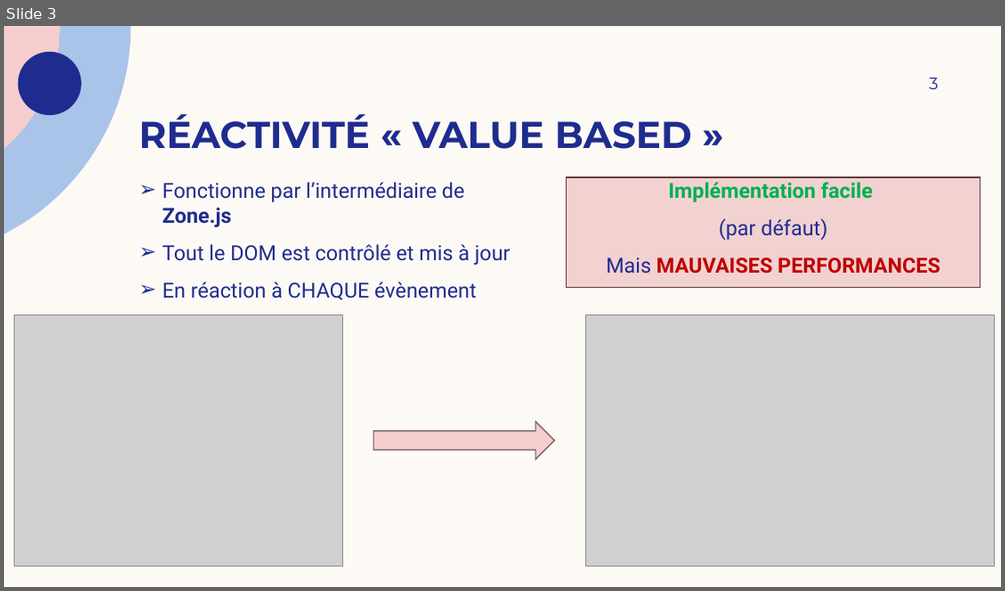
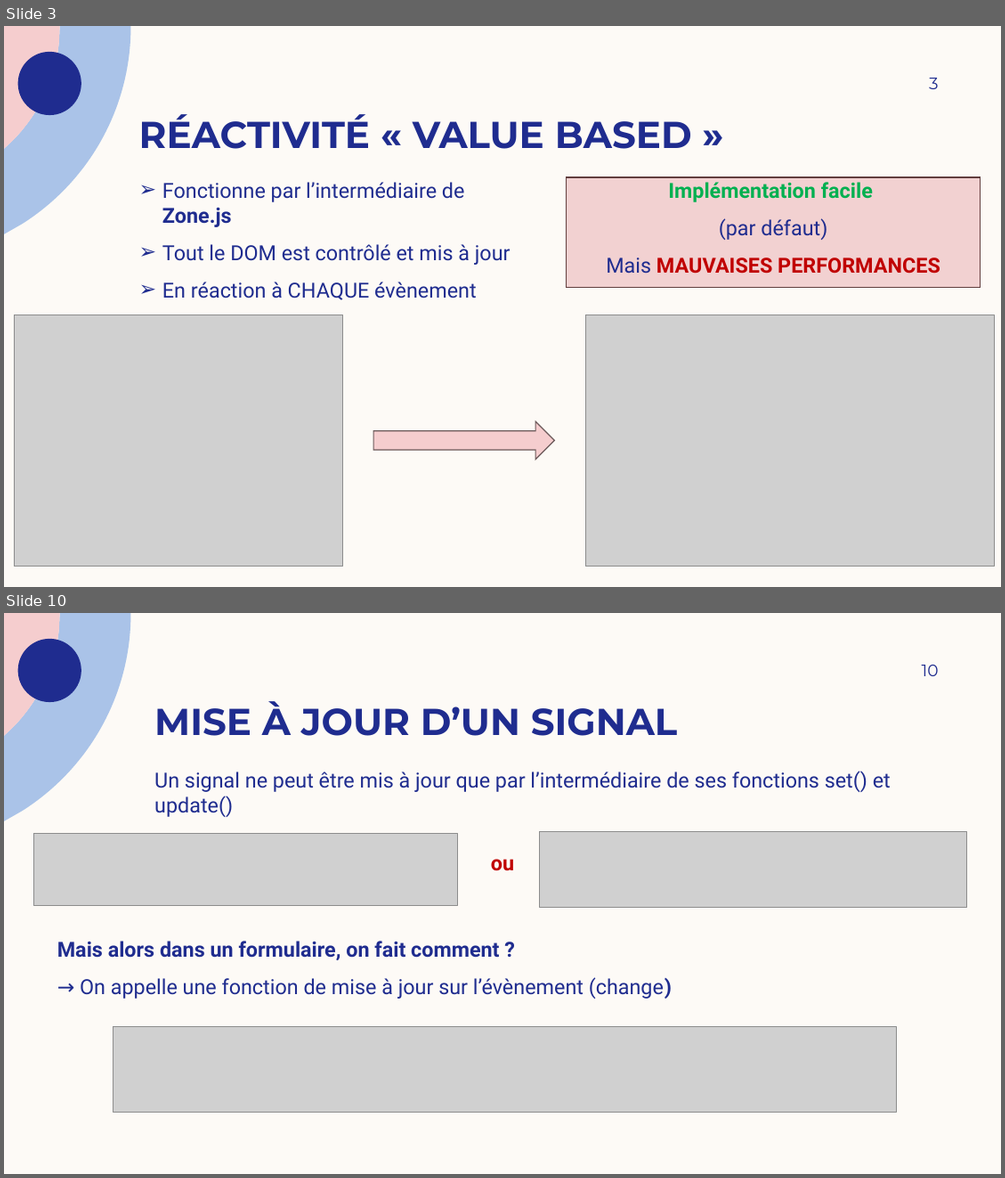
Before and after one commit to JeromeD1/angular-signaux, a slide deck: Angular signals - présentation.pptx. Shown one above the other, each under a label of ours: slide 3 before the commit, slides 3 and 10 after it; the slides between them are not shown. The pictures are 1005x591 and 1005x1178 pixels, drawn with LibreOffice and Linux fonts; fonts in the diff are those of the drawing; grey boxes stand for pictures. Boxes give left, top, right and bottom in pixels: in the first picture for what was removed or moved away, otherwise in the second. Text is boxed around its words. In the diff, an @@ line names an element or a change of style, - is before the commit and + after.

```diff
--- a/Angular signals - présentation.pptx
+++ b/Angular signals - présentation.pptx
@@ slide 10 added at (4, 613, 1001, 1174), background #FDFAF6; not listed: 3 template elements that a slide beside it also shows @@
@@ page number added at (922, 665, 938, 676), 16 pt, text #1F2C8F @@
+10
@@ title added at (154, 701, 677, 736), 36 pt, text #1F2C8F, bold @@
+MISE À JOUR D’UN SIGNAL
@@ text added at (154, 771, 890, 817), 20 pt, text #1F2C8F @@
+Un signal ne peut être mis à jour que par l’intermédiaire de ses fonctions set() et update()
@@ picture added at (33, 834, 457, 906) @@
@@ picture added at (540, 831, 966, 907) @@
@@ text added at (491, 859, 514, 871), 20 pt, text #C00000, bold @@
+ou
@@ text added at (57, 941, 663, 998), 20 pt, text #1F2C8F @@
+Mais alors dans un formulaire, on fait comment ?
+→ On appelle une fonction de mise à jour sur l’évènement (change)
@@ picture added at (113, 1027, 896, 1111) @@
```
Also in this commit, not shown: 1 slide changed, 11 other slides added, 1 slide removed, 2 other files.
